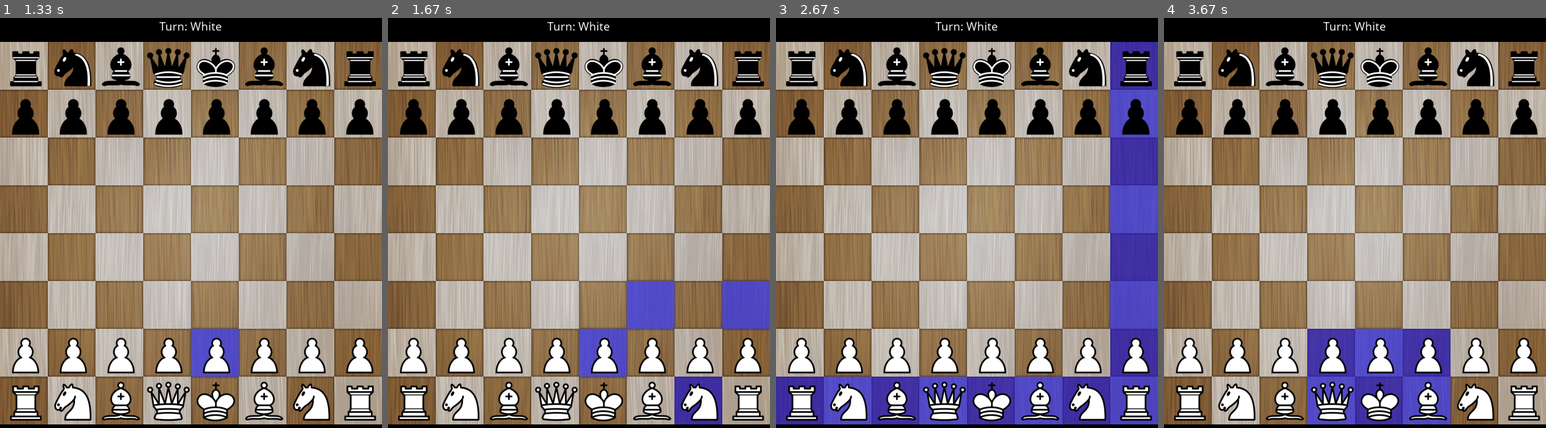
Above: before the commit, frames 1-4 (left to right).
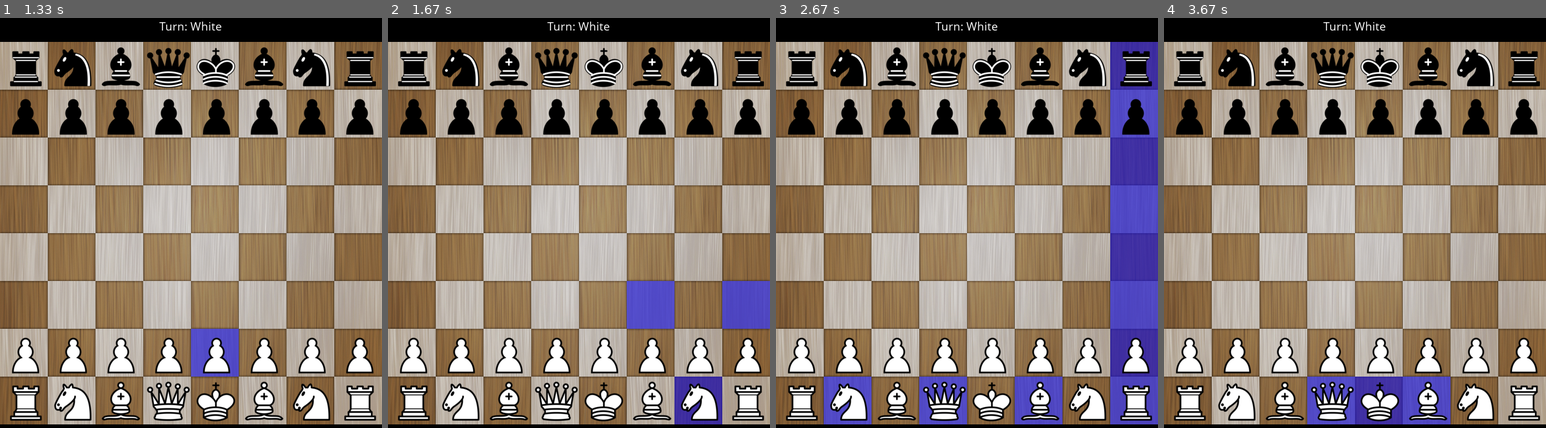
Above: after the commit, the same moments.

Repository: mandrelbrotset/pygame-chess
Game: pygame game, started from main.py
Two runs of this game, one before a commit and one after it. Both use one fixed random seed, a clock stepped at 60 frames per second and the inputs below.
Inputs (mouse positions are in pixels of both pictures, inside the frame that each line leads up to):
- Up to frame 1 (1.33 s): click (22, 67) at 0.38 s; click (229, 333) at 0.72 s; click (248, 79) at 1.05 s
- Up to frame 2 (1.67 s): click (720, 395) at 1.38 s
- Up to frame 3 (2.67 s): click (974, 83) at 1.72 s; click (947, 354) at 2.05 s; click (1112, 403) at 2.38 s
- Up to frame 4 (3.67 s): click (1293, 87) at 2.72 s; click (1488, 354) at 3.05 s; click (1377, 399) at 3.38 s

Frame 1 is identical in both runs. In frame 2, 1.1% of the frame differs, in the area x 50-63%, y 75-88%; in frame 3, 3.8%, in the area x 0-88%, y 87-100%; in frame 4, 3.3%.

Commit message:
Fixed issue where possible moves for queen is out of board range

Diff:
--- a/chess.py
+++ b/chess.py
@@ -285,7 +285,9 @@
                 # find linear moves
                 positions = self.linear_moves(positions, piece_coord)
 
-        if len(piece_name) > 0:
+
+
+            count = 0
             # remove positions that overlap other pieces
             for pos in positions:
                 x, y = pos
@@ -293,16 +295,22 @@
                 # bug here!! Temporary solution
                 # four conditions because possible moves can be out of board range
                 # i.e. > 7 or < 0
-                if(x >= 0 and x < 8 and y >= 0 and y < 8):
-                    columnChar = chr(97 + x)
-                    rowNo = 8 - y
-
-                    des_piece_name = self.piece_location[columnChar][rowNo]
-
-                    # remove possible moves that overlap pieces of the current player
-                    if(piece_name[:5] == des_piece_name[:5]):
-                        positions.remove(pos)
-
+                #if(x >= 0 and x < 8 and y >= 0 and y < 8):
+                count = count + 1
+                print(count)
+
+                columnChar = chr(97 + x)
+                rowNo = 8 - y
+
+                des_piece_name = self.piece_location[columnChar][rowNo][0]
+
+                # remove possible moves that overlap pieces of the current player
+                if(piece_name[:5] == des_piece_name[:5]):
+                    print(pos)
+                    positions.remove(pos)
+
+
+        print(positions)
         # return list containing possible moves for the selected piece
         return positions
 
@@ -445,7 +453,7 @@
         while(True):
             x = x + 1
             y = y + 1
-            if(x > 8 or y > 8):
+            if(x > 7 or y > 7):
                 break
             else:
                 positions.append([x,y])
@@ -456,7 +464,7 @@
         while(True):
             x = x - 1
             y = y + 1
-            if (x < 0 or y > 8):
+            if (x < 0 or y > 7):
                 break
             else:
                 positions.append([x,y])
@@ -467,7 +475,7 @@
         while(True):
             x = x + 1
             y = y - 1
-            if(x > 8 or y < 0):
+            if(x > 7 or y < 0):
                 break
             else:
                 positions.append([x,y])
